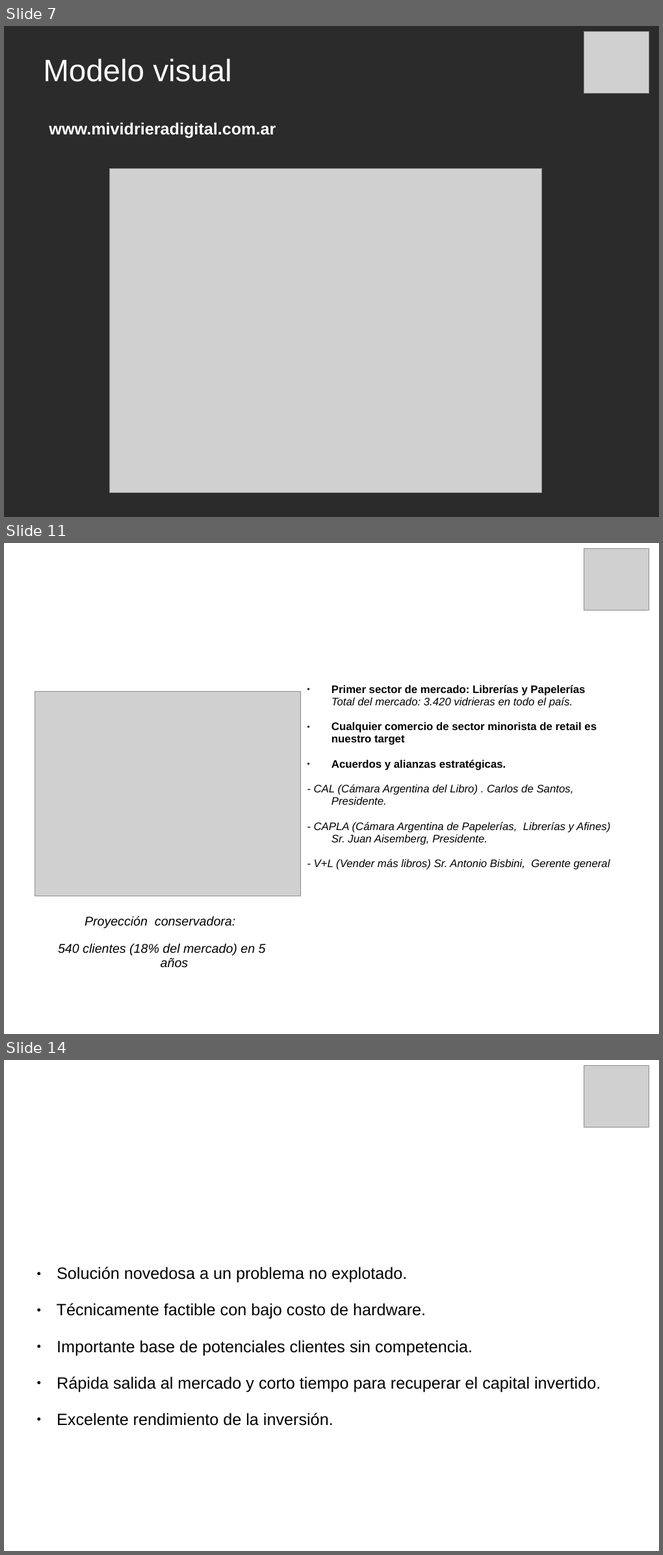
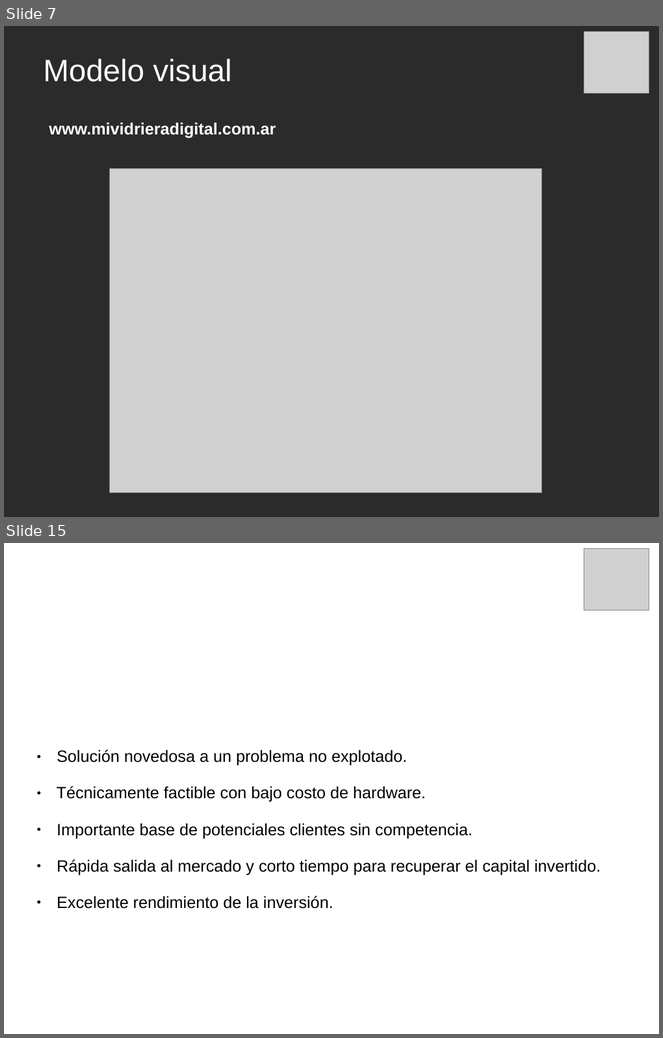
Before and after one commit to carlamadeo/proyectosfacultad, a slide deck: FPI/Vidriera Digital/FPI-V4.ppt. Shown one above the other, each under a label of ours: slides 7, 11 and 14 before the commit, slides 7 and 15 after it; the slides between them are not shown. The pictures are 663x1555 and 663x1038 pixels, drawn with LibreOffice and Linux fonts; fonts in the diff are those of the drawing; grey boxes stand for pictures; background and template pictures are left out; a plain dark background stands for a picture behind light text. Boxes give left, top, right and bottom in pixels: in the first picture for what was removed or moved away, otherwise in the second. Text is boxed around its words. In the diff, an @@ line names an element or a change of style, - is before the commit and + after.

```diff
--- a/FPI/Vidriera Digital/FPI-V4.ppt
+++ b/FPI/Vidriera Digital/FPI-V4.ppt
@@ slide 11 removed at [4, 543, 659, 1034], background picture (left out) @@
@@ title removed at [35, 543, 625, 625] @@
-Proyección de ventas
@@ picture removed at [584, 549, 649, 611] @@
@@ text removed at [32, 634, 272, 659] @@
-www.mividrieradigital.com.ar
@@ picture removed at [35, 692, 301, 896] @@
@@ text removed at [314, 685, 610, 870] @@
-● Primer sector de mercado: Librerías y Papelerías
-  Total del mercado: 3.420 vidrieras en todo el país.
-● Cualquier comercio de sector minorista de retail es nuestro target
-● Acuerdos y alianzas estratégicas.
-- CAL (Cámara Argentina del Libro) . Carlos de Santos, Presidente.
-- CAPLA (Cámara Argentina de Papelerías, Librerías y Afines) Sr. Juan Aisemberg, Presidente.
-- V+L (Vender más libros) Sr. Antonio Bisbini, Gerente general
@@ text removed at [58, 916, 266, 968] @@
-Proyección conservadora:
-540 clientes (18% del mercado) en 5 años
@@ what was slide 14 is now slide 15 @@
```
Also in this commit, not shown: 4 slides changed, 6 slides added, 4 other slides removed, 1 other file.
